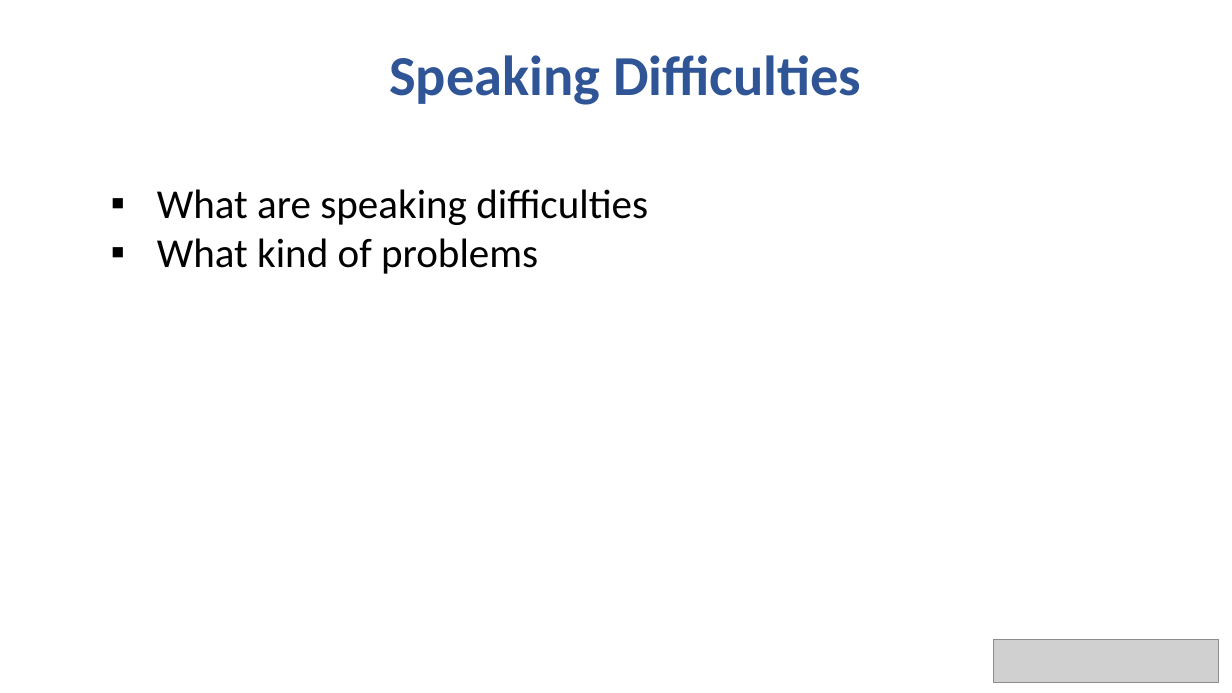
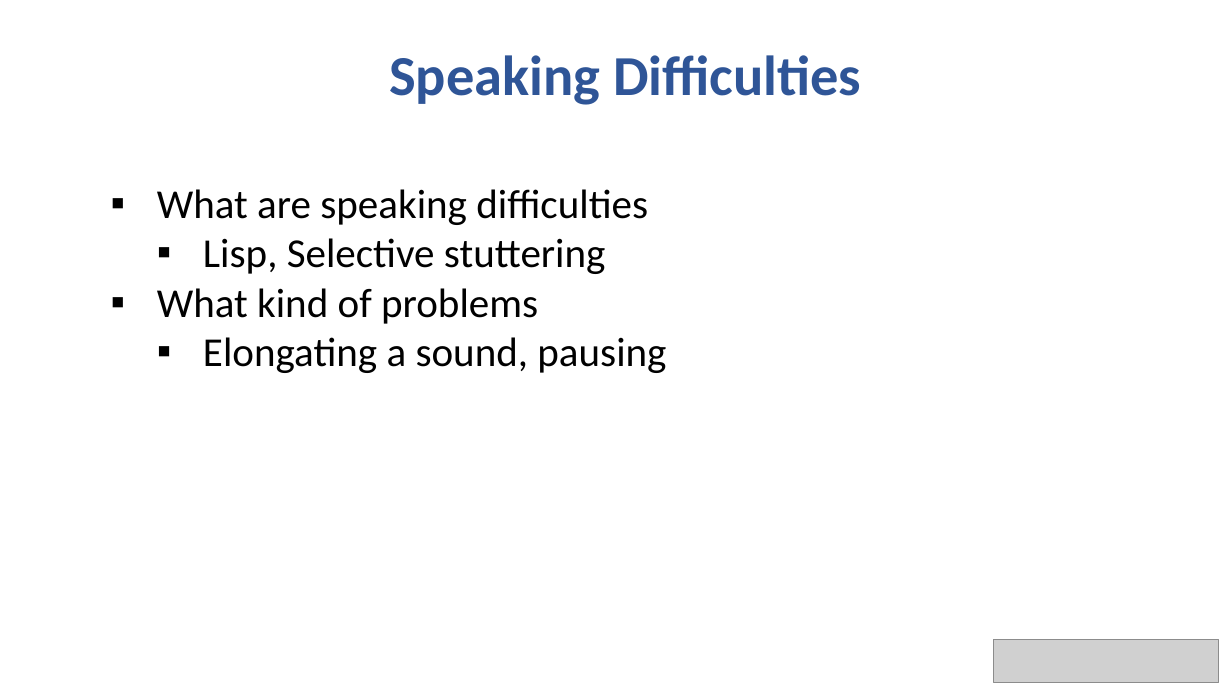
Before and after one commit to bhavyaghai/Fluent, a slide deck: slide 2 of presentation.pptx. Drawn at 1232x693 pixels with LibreOffice and Linux fonts; fonts in the diff are those of the drawing; grey boxes stand for pictures. Boxes give left, top, right and bottom in pixels: in the first picture for what was removed or moved away, otherwise in the second. Text is boxed around its words. In the diff, an @@ line names an element or a change of style, - is before the commit and + after.

```diff
--- a/presentation.pptx
+++ b/presentation.pptx
@@ text at (203,238,606,274): paragraph added @@
+  ▪ Lisp, Selective stuttering
@@ text at (203,337,666,373): paragraph added @@
+  ▪ Elongating a sound, pausing
```
Also in this commit, not shown: 4 slides added, 2 slides removed, 11 other files.
